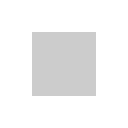
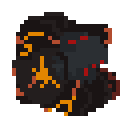
Revision of a layered w=128, h=128 image; what changed, layer by layer:
added layer "Attack copy 2" above "Attack copy" over box(12, 12, 120, 116)
added layer "LFoot" above "RFoot" over box(48, 24, 112, 48)
added layer "RFoot" above "Proto" over box(16, 80, 80, 104)
hid "Proto", painted on it over box(12, 12, 104, 116)
hid "Layer 1", opacity 20% → 50% over box(32, 32, 96, 96)
